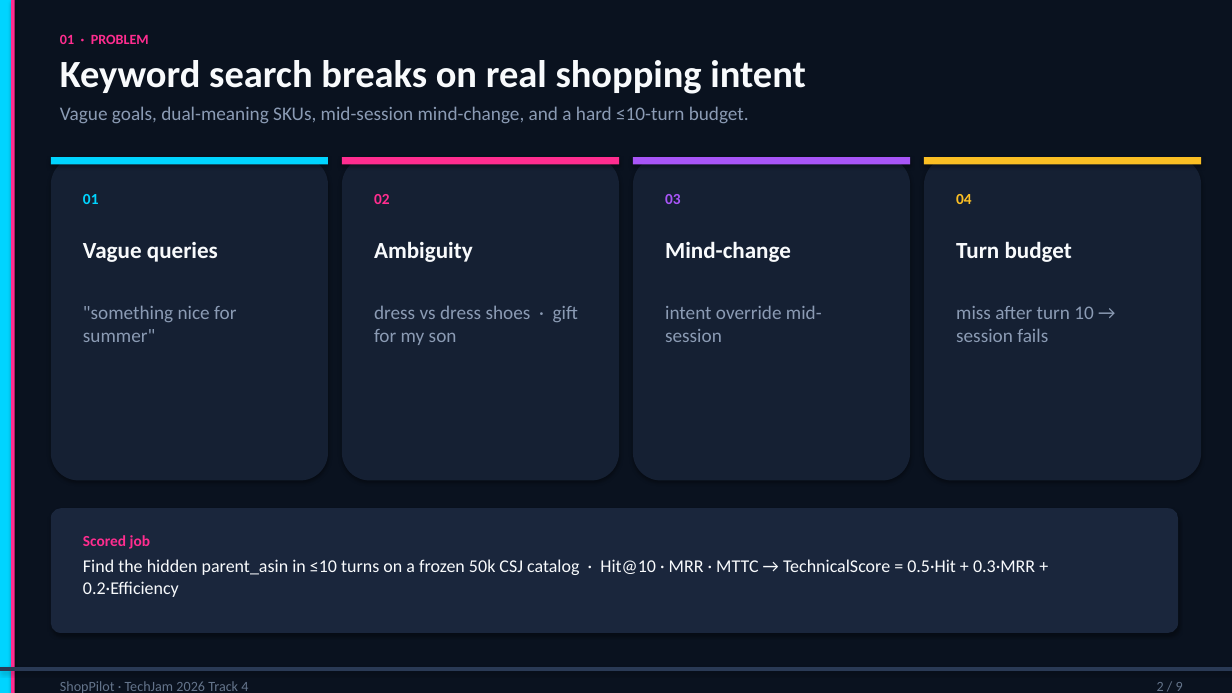
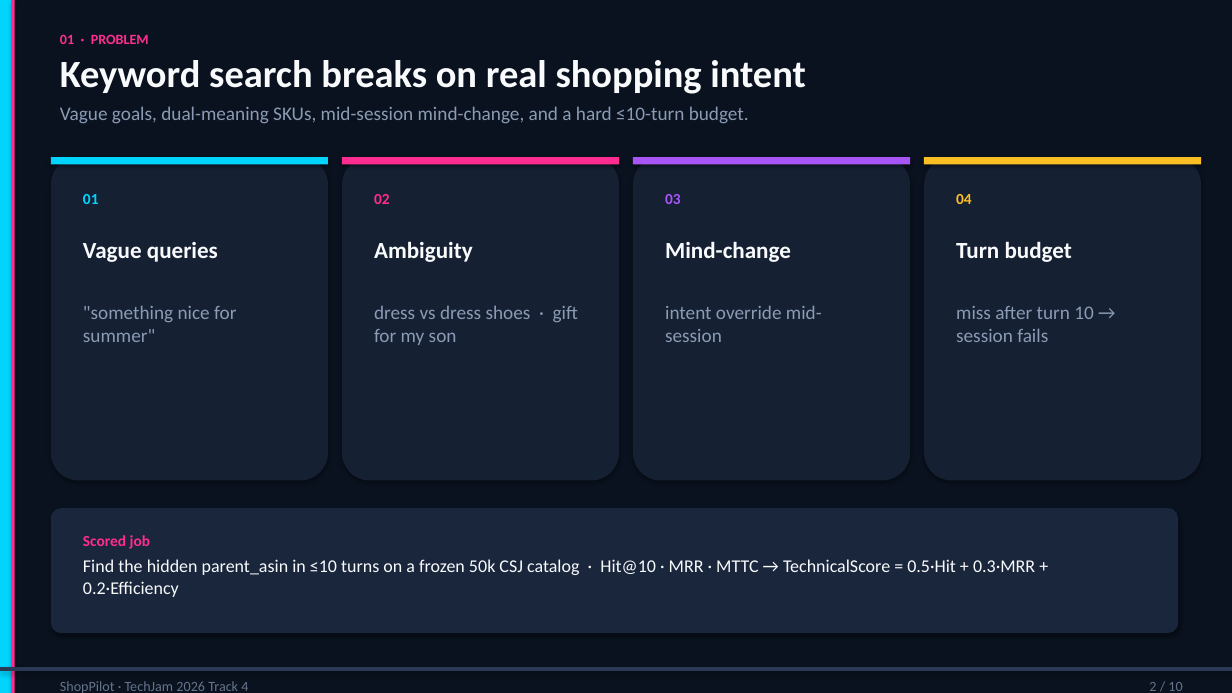
Before and after one commit to algorathem/techjam2026-shopping-copilot, a slide deck: slide 2 of docs/ShopPilot_Demo_Slides.pptx. Drawn at 1232x693 pixels with LibreOffice and Linux fonts; fonts in the diff are those of the drawing. Boxes give left, top, right and bottom in pixels: in the first picture for what was removed or moved away, otherwise in the second. Text is boxed around its words. In the diff, an @@ line names an element or a change of style, - is before the commit and + after.

```diff
--- a/docs/ShopPilot_Demo_Slides.pptx
+++ b/docs/ShopPilot_Demo_Slides.pptx
@@ text at [1149, 682, 1182, 691]: text changed @@
-2 / 9
+2 / 10
```
Also in this commit, not shown: 7 other slides changed, 2 slides added, 1 slide removed, 4 other files.
